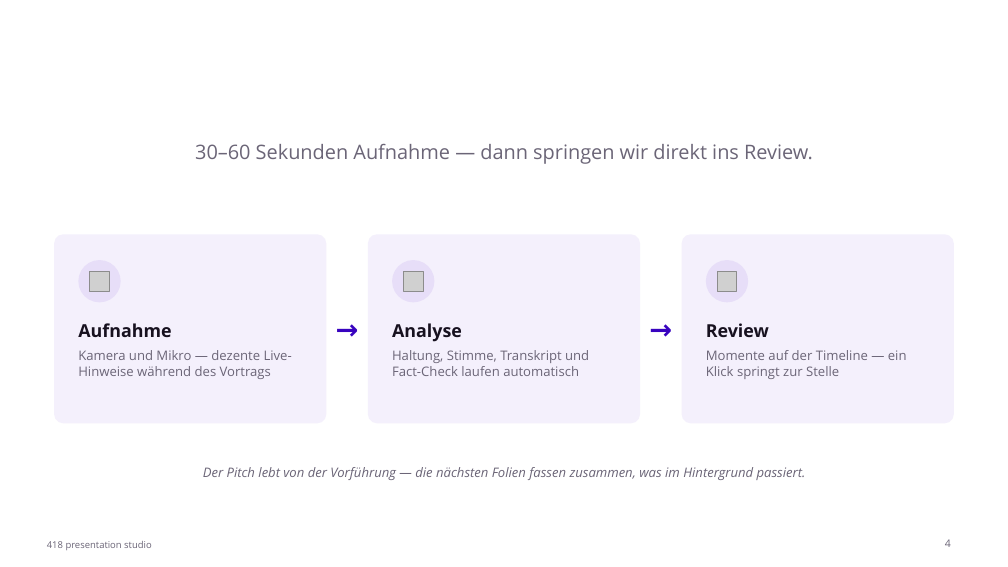
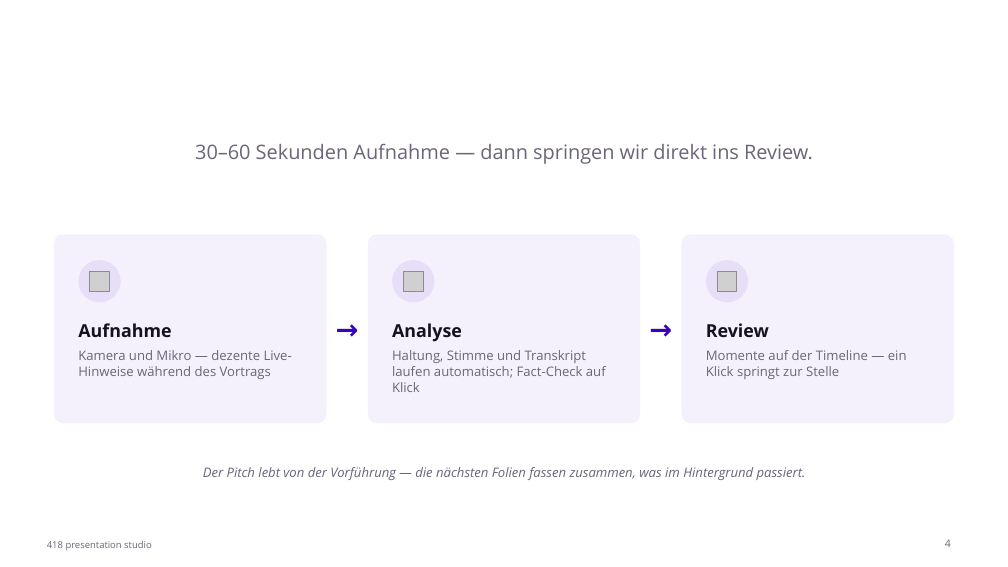
Before and after one commit to johannes3502/hackathon-fulda, a slide deck: slide 4 of pitch/PitchPractice-Pitch.pptx. Drawn at 1008x567 pixels with LibreOffice and Linux fonts; fonts in the diff are those of the drawing; grey boxes stand for pictures. Boxes give left, top, right and bottom in pixels: in the first picture for what was removed or moved away, otherwise in the second. Text is boxed around its words. In the diff, an @@ line names an element or a change of style, - is before the commit and + after.

```diff
--- a/pitch/PitchPractice-Pitch.pptx
+++ b/pitch/PitchPractice-Pitch.pptx
@@ text at bbox=[392, 350, 606, 392]: text changed @@
-Haltung, Stimme, Transkript und Fact-Check laufen automatisch
+Haltung, Stimme und Transkript laufen automatisch; Fact-Check auf Klick
```
Also in this commit, not shown: 7 other slides changed, 14 other files.
